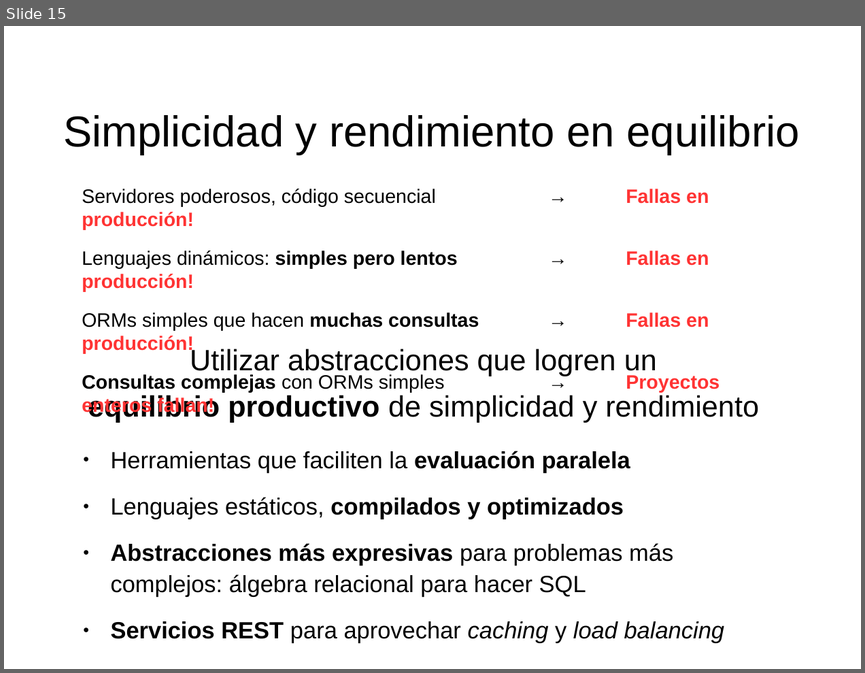
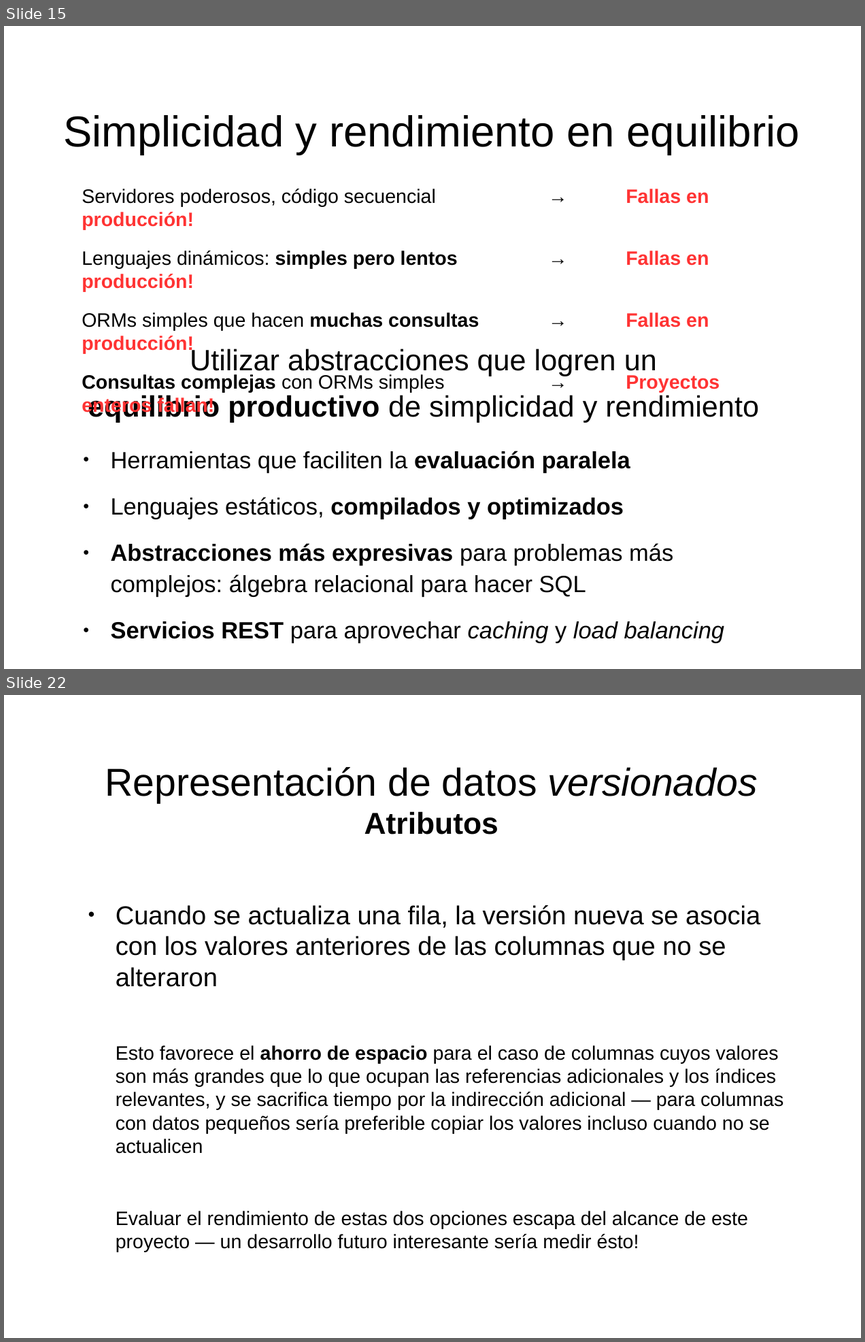
Before and after one commit to mgomezch/libro, a slide deck: láminas/láminas.odp. Shown one above the other, each under a label of ours: slide 15 before the commit, slides 15 and 22 after it; the slides between them are not shown. The pictures are 865x673 and 865x1342 pixels, drawn with LibreOffice and Linux fonts; fonts in the diff are those of the drawing. Boxes give left, top, right and bottom in pixels: in the first picture for what was removed or moved away, otherwise in the second. Text is boxed around its words. In the diff, an @@ line names an element or a change of style, - is before the commit and + after.

```diff
--- a/láminas/láminas.odp
+++ b/láminas/láminas.odp
@@ slide 22 added at [4, 695, 861, 1338], background #FFFFFF @@
@@ title added at [105, 767, 757, 834], 36 pt, text #000000 @@
+Representación de datos versionados
+Atributos
@@ text added at [116, 905, 783, 1252], 18 pt, text #000000 @@
+● Cuando se actualiza una fila, la versión nueva se asocia con los valores anteriores de las columnas que no se alteraron
+Esto favorece el ahorro de espacio para el caso de columnas cuyos valores son más grandes que lo que ocupan las referencias adicionales y los índices relevantes, y se sacrifica tiempo por la indirección adicional — para columnas con datos pequeños sería preferible copiar los valores incluso cuando no se actualicen
+Evaluar el rendimiento de estas dos opciones escapa del alcance de este proyecto — un desarrollo futuro interesante sería medir ésto!
```
Also in this commit, not shown: 1 slide changed, 8 other slides added.
